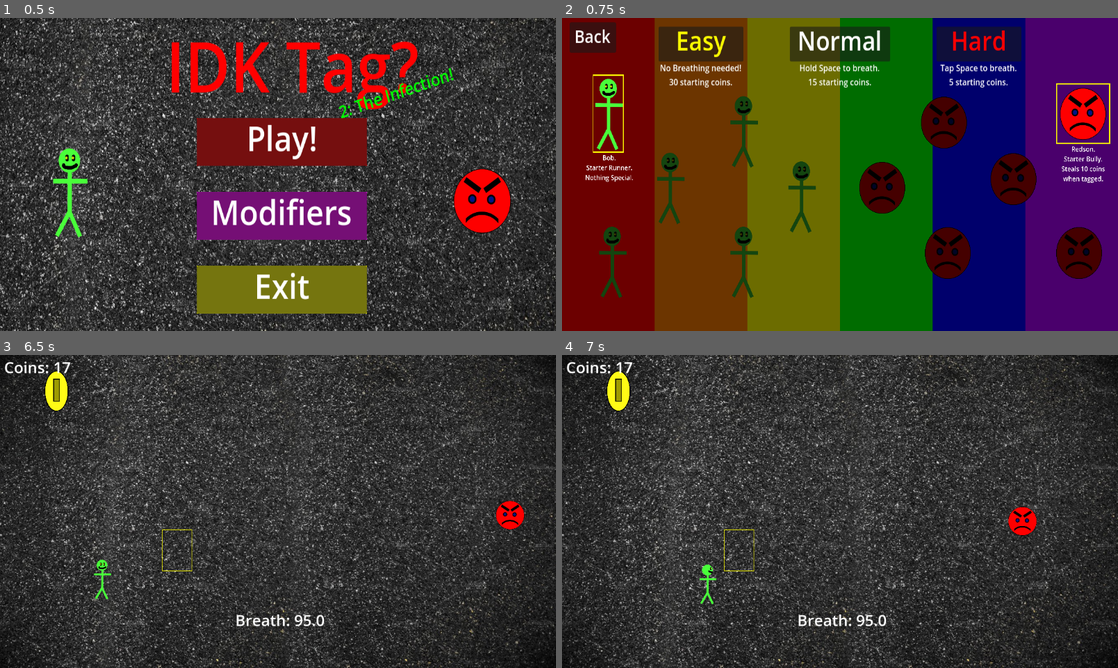
Above: before the commit, frames 1-4 (two rows, left to right).
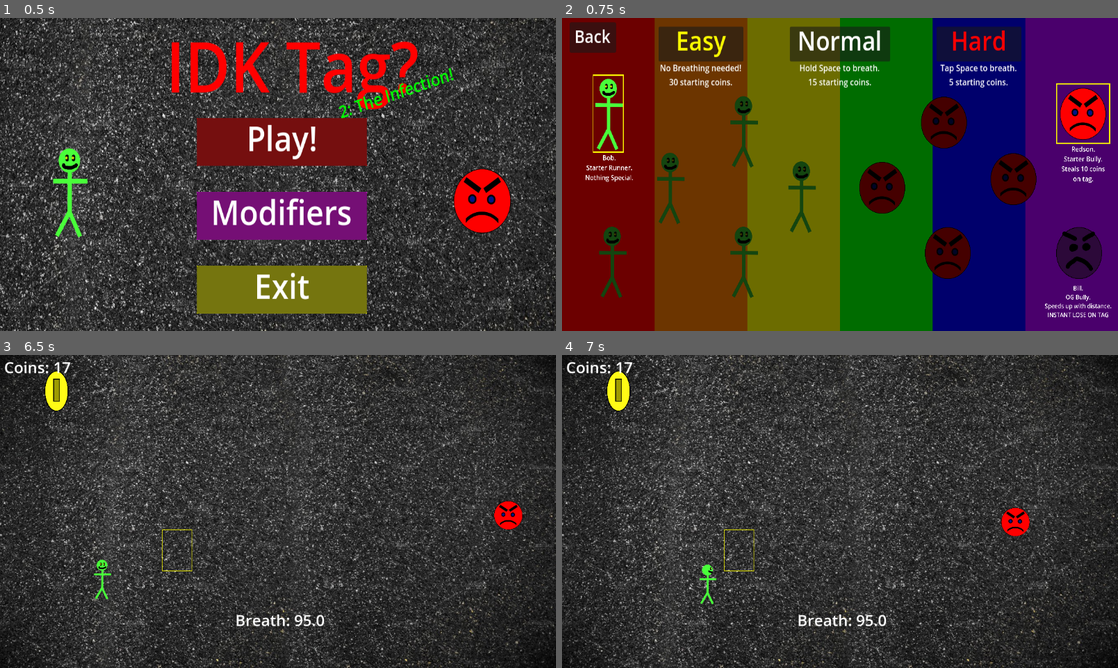
Above: after the commit, the same moments.

Repository: iiAzui/IDK-Tag-2-The-Infection
Game: Godot game, scene res://main_menu.tscn
Same seed, same stepped clock (60 frames per second), same inputs: the game is played once before the commit and once after it.
Inputs (mouse positions are in pixels of both pictures, inside the frame that each line leads up to):
- Up to frame 1 (0.5 s): no input
- Up to frame 2 (0.75 s): click "Modifiers" at 0.5 s
- Up to frame 3 (6.5 s): click (44, 452) at 1.27 s; click (44, 452) at 2.02 s; click (522, 452) at 2.77 s; click "Back" at 3.5 s; click "Play!" at 4.25 s; tap Enter at 5 s; hold D (Right) 5.03-5.78 s; hold Space (Breath) 5.03-5.78 s; hold S (Down) from 5.78 s (still down); tap Space (Breath) at 5.85 s
- Up to frame 4 (7 s): release S (Down) at 6.53 s; hold D (Right) from 6.53 s (still down); hold Space (Breath) from 6.53 s (still down)

Frame 1 is identical in both runs. In frame 2, 1.3% of the frame differs, in the area x 86-99%, y 50-96%; in frame 3, 0.2%; in frame 4, 0.4%.

Commit message:
Bill Time

Diff:
--- a/BaseLevel.tscn
+++ b/BaseLevel.tscn
@@ -11,11 +11,6 @@
 
 [sub_resource type="RectangleShape2D" id="RectangleShape2D_30aht"]
 size = Vector2(2370, 49)
-
-[sub_resource type="NavigationPolygon" id="NavigationPolygon_knq2t"]
-vertices = PackedVector2Array(1154.09, -643.023, 1165.91, 646, -1153.95, 646, -1148.04, -648.969)
-polygons = Array[PackedInt32Array]([PackedInt32Array(0, 1, 2, 3)])
-outlines = Array[PackedVector2Array]([PackedVector2Array(-1158, -659, -1164, 656, 1176, 656, 1164, -653)])
 
 [sub_resource type="LabelSettings" id="LabelSettings_o2j4u"]
 font_size = 64
@@ -55,11 +50,7 @@
 position = Vector2(-15, 661)
 shape = SubResource("RectangleShape2D_30aht")
 
-[node name="NavigationRegion2D" type="NavigationRegion2D" parent="."]
-visible = false
-navigation_polygon = SubResource("NavigationPolygon_knq2t")
-
-[node name="Redson" parent="." node_paths=PackedStringArray("chase") groups=["Enemies"] instance=ExtResource("3_o2j4u")]
+[node name="Bully" parent="." node_paths=PackedStringArray("chase") groups=["Enemies"] instance=ExtResource("3_o2j4u")]
 position = Vector2(1031, 6)
 chase = NodePath("../Player")
 
--- a/Scripts/bully.gd
+++ b/Scripts/bully.gd
@@ -5,6 +5,8 @@
 
 const s1 = preload("res://Bullies/Redson/Redson1.png")
 const s2 = preload("res://Bullies/Redson/Redson2.png")
+const bill = preload("res://Bullies/Classic/Bill1.png")
+
 var chasepos = Vector2(0,0)
 var chasing = false
 var chased = 0
@@ -15,34 +17,86 @@
 var start = false
 
 func _ready():
+	match Global.Bully:
+		"Bill":
+			get_node("Sprite2D").texture = bill
 	await get_tree().create_timer(2).timeout
 	start = true
 
 
 func _physics_process(delta: float) -> void:
+
 	if start:
 		if chasing == false:
-			get_node("Sprite2D").texture = s1
-			chasing = true
-			if Global.mode == 1:
-				speed = randi_range(300,400)
-			elif Global.mode == 2:
-				speed = randi_range(400,520)
-			elif Global.mode == 3:
-				speed = randi_range(480,800)
+			chased += 1
 			chasepos = chase.global_position
-			chased += 1
+			match Global.Bully:
+				"Redson":
+					get_node("Sprite2D").texture = s1
+					chasing = true
+					if Global.mode == 1:
+						speed = randi_range(300,400)
+					elif Global.mode == 2:
+						speed = randi_range(400,520)
+					elif Global.mode == 3:
+						speed = randi_range(480,800)
+				"Bill":
+					get_node("Sprite2D").texture = bill
+					chasing = true
+					speed = 225 + position.distance_to(chasepos) + randi_range(-50,200)
+					chasepos.x += randi_range(-200,200)
+					chasepos.y += randi_range(-100,100)
+
 
 		position += position.direction_to(chasepos) * speed * delta
-		if position.distance_to(chasepos) < 10:
+		if position.distance_to(chasepos) < 30:
 			chasing = false
-			match Global.mode:
-				1:
-					if chased >= 5:
+			match Global.Bully:
+				"Redson":
+					match Global.mode:
+						1:
+							if chased >= 5:
+								chasing = true
+								get_node("Sprite2D").texture = s2
+								if rotate < 240:
+									get_node("Sprite2D").rotate(delta * deg_to_rad(720))
+									rotate += 1
+								else:
+									chasing = false
+									chased = 0
+									rotate = 0
+									nocollid = false
+
+						2:
+							if chased >= 7:
+								chasing = true
+								get_node("Sprite2D").texture = s2
+								if rotate < 120:
+									get_node("Sprite2D").rotate(delta * deg_to_rad(720))
+									rotate += 1
+								else:
+									chasing = false
+									chased = 0
+									rotate = 0
+									nocollid = false
+
+						3:
+							if chased >= 10:
+								chasing = true
+								get_node("Sprite2D").texture = s2
+								if rotate < 120:
+									get_node("Sprite2D").rotate(delta * deg_to_rad(720))
+									rotate += 1
+								else:
+									chasing = false
+									chased = 0
+									rotate = 0
+									nocollid = false
+				"Bill":
+					if chased >= 8:
 						chasing = true
-						get_node("Sprite2D").texture = s2
-						if rotate < 240:
-							get_node("Sprite2D").rotate(delta * deg_to_rad(720))
+						speed = 0
+						if rotate < 60:
 							rotate += 1
 						else:
 							chasing = false
@@ -50,31 +104,6 @@
 							rotate = 0
 							nocollid = false
 
-				2:
-					if chased >= 7:
-						chasing = true
-						get_node("Sprite2D").texture = s2
-						if rotate < 120:
-							get_node("Sprite2D").rotate(delta * deg_to_rad(720))
-							rotate += 1
-						else:
-							chasing = false
-							chased = 0
-							rotate = 0
-							nocollid = false
-
-				3:
-					if chased >= 10:
-						chasing = true
-						get_node("Sprite2D").texture = s2
-						if rotate < 120:
-							get_node("Sprite2D").rotate(delta * deg_to_rad(720))
-							rotate += 1
-						else:
-							chasing = false
-							chased = 0
-							rotate = 0
-							nocollid = false
 
 		#else:
 			#nav.target_position = chase.global_position
@@ -84,10 +113,13 @@
 		move_and_slide()
 
 
-
 func _on_area_2d_body_entered(body: Node2D) -> void:
 	if body.name == "Player" and not nocollid:
 		nocollid = true
 		chasepos = position
-		Global.score -= 10
+		if Global.Bully == "Redson":
+			Global.score -= 10
+		elif Global.Bully == "Bill":
+			Global.winlose = 4
+			get_tree().change_scene_to_file("res://inbetween.tscn")
 		chased += 20
--- a/Scripts/coin.gd
+++ b/Scripts/coin.gd
@@ -33,7 +33,6 @@
 
 func _on_area_2d_area_entered(area: Area2D) -> void:
 	if area.get_parent().is_in_group("Enemies"):
-		print("redson")
 		Global.score -= 1
 		self.position = get_node("CoinBox").global_position
 		xrange = randi_range(-1000,1000)
--- a/Scripts/inbetween.gd
+++ b/Scripts/inbetween.gd
@@ -1,20 +1,36 @@
 extends Node2D
 
-
+const SAVE = "user://save.save"
 # Called when the node enters the scene tree for the first time.
 func _ready() -> void:
-	if Global.winlose == 1:
-		get_node("You Win").visible = true
-		get_node("You Lost").visible = false
-		get_node("Suffocate").visible = false
-	elif Global.winlose == 2:
-		get_node("You Win").visible = false
-		get_node("You Lost").visible = true
-		get_node("Suffocate").visible = false
-	elif Global.winlose == 3:
-		get_node("You Win").visible = false
-		get_node("You Lost").visible = false
-		get_node("Suffocate").visible = true
+	match Global.winlose:
+		1:
+			get_node("You Win").visible = true
+			get_node("You Lost").visible = false
+			get_node("Suffocate").visible = false
+			get_node("Tagged").visible = false
+			if Global.mode == 3:
+				Global.Unlocks[7] = 1
+
+		2:
+			get_node("You Win").visible = false
+			get_node("You Lost").visible = true
+			get_node("Suffocate").visible = false
+			get_node("Tagged").visible = false
+
+		3:
+			get_node("You Win").visible = false
+			get_node("You Lost").visible = false
+			get_node("Suffocate").visible = true
+			get_node("Tagged").visible = false
+		4:
+			get_node("You Win").visible = false
+			get_node("You Lost").visible = false
+			get_node("Suffocate").visible = false
+			get_node("Tagged").visible = true
+	var file = FileAccess.open(SAVE, FileAccess.WRITE)
+	file.store_var(Global.Unlocks)
+	file.close()
 
 
 
--- a/Scripts/main_menu.gd
+++ b/Scripts/main_menu.gd
@@ -1,8 +1,28 @@
 extends Node2D
+
+const SAVE = "user://save.save"
+var Unlocks = []
+var thisthing = [0,0,0,0,1,0,0]
+var index = 0
+
+func _ready() -> void:
+	if FileAccess.file_exists(SAVE):
+		var file = FileAccess.open(SAVE, FileAccess.READ)
+		for thing in file.get_var():
+			Global.Unlocks[index] = thing
+			index += 1
+		file.close()
+
+	else:
+		var file = FileAccess.open(SAVE, FileAccess.WRITE)
+		file.store_var([1,0,0,0,0,0,1,0,0,0,0,0])
+		file.close()
 
 
 func _on_play_pressed() -> void:
 	get_tree().change_scene_to_file("res://BaseLevel.tscn")
+
+
 
 
 func _on_settings_pressed() -> void:
@@ -10,4 +30,8 @@
 
 
 func _on_exit_pressed() -> void:
+	var file = FileAccess.open(SAVE, FileAccess.WRITE)
+	file.store_var([1,0,0,0,0,0,1,0,0,0,0,0])
+	#file.store_var(Global.Unlocks)
+	file.close()
 	get_tree().quit()
--- a/Scripts/player.gd
+++ b/Scripts/player.gd
@@ -13,18 +13,17 @@
 var breathingup = false
 var breathed = false
 var breathingdown = false
-var breath = 100.0
 func _ready() -> void:
 	match Global.mode:
 		1:
 			Global.score = 30
-			breath = 100.0
+			Global.breath = 100.0
 		2:
 			Global.score = 15
-			breath = 100.0
+			Global.breath = 100.0
 		3:
 			Global.score = 5
-			breath = 75.0
+			Global.breath = 75.0
 
 	while Global.mode == 2:
 		if not Input.is_action_pressed("Breath") or breathed:
@@ -32,7 +31,7 @@
 				get_node("Timer").start(2)
 				breathingdown = true
 			await get_node("Timer").timeout
-			breath -= randi_range(1,5)
+			Global.breath -= randi_range(1,5)
 			breathingdown = false
 		else:
 			if breathingdown == false:
@@ -40,23 +39,23 @@
 				breathingdown = true
 			await get_node("Timer").timeout
 			while Input.is_action_pressed("Breath") and not breathed:
-				breath += 1
+				Global.breath += 1
 				await get_tree().create_timer(0.1).timeout
-				if breath == 100.0:
+				if Global.breath == 100.0:
 					breathed = true
 			breathingdown = false
 
 	while Global.mode == 3:
-		if get_node("Timer2").is_stopped() or breath == 75.0:
+		if get_node("Timer2").is_stopped() or Global.breath == 75.0:
 			breathingup = false
 			await get_tree().create_timer(0.2).timeout
-			if get_node("Timer2").is_stopped() or breath == 75.0:
+			if get_node("Timer2").is_stopped() or Global.breath == 75.0:
 				if breathingdown == false:
 					get_node("Timer").start(2)
 					breathingdown = true
 				await get_node("Timer").timeout
-				if get_node("Timer2").is_stopped() or breath == 75.0:
-					breath -= randi_range(5,10)
+				if get_node("Timer2").is_stopped() or Global.breath == 75.0:
+					Global.breath -= randi_range(5,10)
 					breathingdown = false
 		else:
 			await get_node("Timer2").timeout
@@ -69,39 +68,39 @@
 	if not Input.is_action_pressed("Breath") and breathed == true:
 		breathed = false
 
-	$"../Label".text = "Breath: " + str(breath)
+	$"../Label".text = "Breath: " + str(Global.breath)
 	$"../Score".text = "Coins: " + str(Global.score)
-	if breath < 70 and breath > 60:
+	if Global.breath < 70 and Global.breath > 60:
 		$"../strain".texture = eye1
 		$"../strain".visible = true
 		$"../strain".scale = Vector2(3.6,3.6)
 		$"../strain".self_modulate.a = 1
-	elif breath < 60 and breath > 50:
+	elif Global.breath < 60 and Global.breath > 50:
 		$"../strain".texture = eye1
 		$"../strain".visible = true
 		$"../strain".scale = Vector2(3.6,3.6)
 		$"../strain".self_modulate.a = 2
-	elif breath < 50 and breath > 35:
+	elif Global.breath < 50 and Global.breath > 35:
 		$"../strain".texture = eye2
 		$"../strain".visible = true
 		$"../strain".scale = Vector2(3.6,3.6)
 		$"../strain".self_modulate.a = 4
-	elif breath < 35 and breath > 25:
+	elif Global.breath < 35 and Global.breath > 25:
 		$"../strain".texture = eye2
 		$"../strain".visible = true
 		$"../strain".scale = Vector2(3.6,3.6)
 		$"../strain".self_modulate.a = 6
-	elif breath < 25 and breath > 15:
+	elif Global.breath < 25 and Global.breath > 15:
 		$"../strain".texture = eye3
 		$"../strain".visible = true
 		$"../strain".scale = Vector2(2.2,2.2)
 		$"../strain".self_modulate.a = 8
-	elif breath < 15 and breath > 0:
+	elif Global.breath < 15 and Global.breath > 0:
 		$"../strain".texture = eye3
 		$"../strain".visible = true
 		$"../strain".scale = Vector2(2.2,2.2)
 		$"../strain".self_modulate.a = 10
-	elif breath > 70:
+	elif Global.breath > 70:
 		$"../strain".visible = false
 
 	var directionX := Input.get_axis("Left", "Right")
@@ -130,13 +129,12 @@
 		get_node("Sprite2D").flip_h = false
 
 	if Global.mode == 3:
-		if Input.is_action_just_pressed("Breath") and breath < 75.0:
+		if Input.is_action_just_pressed("Breath") and Global.breath < 75.0:
 			if breathingup == false:
 				get_node("Timer2").start(1.5)
-				print("started")
 				breathingup = true
 				breathingdown = false
-			breath += 0.5
+			Global.breath += 0.5
 
 
 
@@ -146,7 +144,7 @@
 	elif Global.score >= 50:
 		Global.winlose = 1
 		get_tree().change_scene_to_file("res://inbetween.tscn")
-	elif breath < 0:
+	elif Global.breath < 0:
 		Global.winlose = 3
 		get_tree().change_scene_to_file("res://inbetween.tscn")
 
--- a/Scripts/settings.gd
+++ b/Scripts/settings.gd
@@ -1,8 +1,11 @@
 extends Node2D
 
-
+var index = 0
+var unlocks = ["Bob","2","3","4","5","6","Redson","Bill","9","10","11","12"]
 # Called when the node enters the scene tree for the first time.
 func _ready() -> void:
+	%PB.position = Global.PBPos
+	%BB.position = Global.BBPos
 	match Global.mode:
 		1:
 			get_node("Easy/ez").self_modulate = Color(255,255,255)
@@ -16,6 +19,17 @@
 			get_node("Easy/ez").self_modulate = Color(255,255,0)
 			get_node("Normal/nrm").self_modulate = Color(0,144,255)
 			get_node("Hard/hard").self_modulate = Color(255,255,255)
+
+
+	for thing in Global.Unlocks:
+		if thing == 1:
+			get_node(unlocks[index]).self_modulate = Color("ffffff")
+			get_node(str(unlocks[index])+ "/"+str(unlocks[index])+"Bttn").disabled = false
+			get_node(str(unlocks[index])+ "/UnlockText").visible = false
+			get_node(str(unlocks[index])+ "/Label").visible = true
+		else:
+			get_node(unlocks[index]).self_modulate = Color("454545")
+		index += 1
 
 func _on_easy_pressed() -> void:
 	Global.mode = 1
@@ -41,3 +55,20 @@
 
 func _on_back_pressed() -> void:
 	get_tree().change_scene_to_file("res://main_menu.tscn")
+
+
+func _on_bob_bttn_pressed() -> void:
+	Global.Player = "Bob"
+	%PB.position = get_node("Bob").position
+	Global.PBPos = %PB.position
+
+func _on_redson_bttn_pressed() -> void:
+	Global.Bully = "Redson"
+	%BB.position = get_node("Redson").position
+	Global.BBPos = %BB.position
+
+
+func _on_bill_bttn_pressed() -> void:
+	Global.Bully = "Bill"
+	%BB.position = get_node("Bill").position
+	Global.BBPos = %BB.position
--- a/global.gd
+++ b/global.gd
@@ -3,3 +3,12 @@
 var mode = 2
 var score = 0
 var winlose = 0
+var breath = 100
+var Bully = "Redson"
+var Player = "Bob"
+
+var PBPos = Vector2(96,176)
+var BBPos = Vector2(1080,176)
+
+var Unlocks = [1,0,0,0,0,0,1,0,0,0,0,0]
+#Runners:Bob 2 3 4 5 6 Bullies:Redson Bill 3 4 5 6s
--- a/inbetween.tscn
+++ b/inbetween.tscn
@@ -12,6 +12,7 @@
 script = ExtResource("1_bg4wu")
 
 [node name="You Win" type="Label" parent="."]
+visible = false
 offset_top = 16.0
 offset_right = 1152.0
 offset_bottom = 191.0
@@ -34,6 +35,15 @@
 offset_right = 1152.0
 offset_bottom = 191.0
 text = "Suffocated..."
+label_settings = SubResource("LabelSettings_lm22u")
+horizontal_alignment = 1
+
+[node name="Tagged" type="Label" parent="."]
+visible = false
+offset_top = 16.0
+offset_right = 1152.0
+offset_bottom = 191.0
+text = "You got tagged.."
 label_settings = SubResource("LabelSettings_lm22u")
 horizontal_alignment = 1
 
--- a/project.godot
+++ b/project.godot
@@ -18,6 +18,10 @@
 [autoload]
 
 Global="*res://global.gd"
+
+[debug]
+
+gdscript/warnings/unused_variable=0
 
 [display]
 
--- a/settings.tscn
+++ b/settings.tscn
@@ -1,9 +1,10 @@
-[gd_scene load_steps=9 format=3 uid="uid://cmr5ek6ub50xq"]
+[gd_scene load_steps=11 format=3 uid="uid://cmr5ek6ub50xq"]
 
 [ext_resource type="Script" uid="uid://b7oued5ecdg7g" path="res://Scripts/settings.gd" id="1_x2hje"]
 [ext_resource type="Texture2D" uid="uid://ccuxiimn1ex0e" path="res://Players/Bob/Bob1.png" id="2_gc0em"]
 [ext_resource type="Texture2D" uid="uid://caooqr8dmm372" path="res://Bullies/Redson/Redson1.png" id="3_cj1lu"]
 [ext_resource type="Texture2D" uid="uid://c563756r5mpl0" path="res://coinjunk/coinbox.png" id="4_71mqq"]
+[ext_resource type="Texture2D" uid="uid://stef01v4wmxx" path="res://Bullies/Classic/Bill1.png" id="4_cj1lu"]
 
 [sub_resource type="LabelSettings" id="LabelSettings_jwo76"]
 font_size = 48
@@ -13,6 +14,9 @@
 
 [sub_resource type="LabelSettings" id="LabelSettings_3lj6o"]
 font_size = 64
+
+[sub_resource type="LabelSettings" id="LabelSettings_cj1lu"]
+font_size = 58
 
 [sub_resource type="LabelSettings" id="LabelSettings_gc0em"]
 font_size = 32
@@ -75,6 +79,7 @@
 [node name="ez" type="Label" parent="Easy"]
 self_modulate = Color(1, 1, 0, 1)
 z_index = 6
+layout_mode = 0
 offset_top = -8.0
 offset_right = 176.0
 offset_bottom = 59.0
@@ -99,6 +104,7 @@
 
 [node name="nrm" type="Label" parent="Normal"]
 z_index = 6
+layout_mode = 0
 offset_left = 16.0
 offset_top = -8.0
 offset_right = 192.0
@@ -125,6 +131,7 @@
 [node name="hard" type="Label" parent="Hard"]
 self_modulate = Color(1, 0, 0, 1)
 z_index = 6
+layout_mode = 0
 offset_top = -8.0
 offset_right = 176.0
 offset_bottom = 59.0
@@ -141,19 +148,19 @@
 5 starting coins."
 horizontal_alignment = 1
 
-[node name="Bob1" type="Sprite2D" parent="."]
+[node name="Bob" type="Sprite2D" parent="."]
 position = Vector2(96, 176)
 scale = Vector2(0.2, 0.2)
 texture = ExtResource("2_gc0em")
 
-[node name="Button" type="Button" parent="Bob1"]
+[node name="BobBttn" type="Button" parent="Bob"]
 self_modulate = Color(1, 1, 1, 0)
 offset_left = -160.0
 offset_top = -360.0
 offset_right = 160.0
 offset_bottom = 360.0
 
-[node name="Label" type="Label" parent="Bob1"]
+[node name="Label" type="Label" parent="Bob"]
 offset_left = -240.0
 offset_top = 360.0
 offset_right = 219.0
@@ -164,31 +171,35 @@
 label_settings = SubResource("LabelSettings_3j6r5")
 horizontal_alignment = 1
 
-[node name="Oragne" type="Sprite2D" parent="."]
-self_modulate = Color(0.270588, 0.270588, 0.270588, 1)
-position = Vector2(224, 312)
-scale = Vector2(0.2, 0.2)
-texture = ExtResource("2_gc0em")
-
-[node name="HardModeUnlock" type="Sprite2D" parent="."]
+[node name="UnlockText" type="Label" parent="Bob"]
+offset_right = 40.0
+offset_bottom = 23.0
+
+[node name="2" type="Sprite2D" parent="."]
 self_modulate = Color(0.270222, 0.270222, 0.270222, 1)
 position = Vector2(104, 448)
 scale = Vector2(0.2, 0.2)
 texture = ExtResource("2_gc0em")
 
-[node name="Bob4" type="Sprite2D" parent="."]
+[node name="3" type="Sprite2D" parent="."]
+self_modulate = Color(0.270588, 0.270588, 0.270588, 1)
+position = Vector2(224, 312)
+scale = Vector2(0.2, 0.2)
+texture = ExtResource("2_gc0em")
+
+[node name="4" type="Sprite2D" parent="."]
+self_modulate = Color(0.270588, 0.270588, 0.270588, 1)
+position = Vector2(376, 208)
+scale = Vector2(0.2, 0.2)
+texture = ExtResource("2_gc0em")
+
+[node name="5" type="Sprite2D" parent="."]
 self_modulate = Color(0.270588, 0.270588, 0.270588, 1)
 position = Vector2(376, 448)
 scale = Vector2(0.2, 0.2)
 texture = ExtResource("2_gc0em")
 
-[node name="Bob5" type="Sprite2D" parent="."]
-self_modulate = Color(0.270588, 0.270588, 0.270588, 1)
-position = Vector2(376, 208)
-scale = Vector2(0.2, 0.2)
-texture = ExtResource("2_gc0em")
-
-[node name="Bob6" type="Sprite2D" parent="."]
+[node name="6" type="Sprite2D" parent="."]
 self_modulate = Color(0.270588, 0.270588, 0.270588, 1)
 position = Vector2(496, 328)
 scale = Vector2(0.2, 0.2)
@@ -199,7 +210,7 @@
 scale = Vector2(0.2, 0.2)
 texture = ExtResource("3_cj1lu")
 
-[node name="Button" type="Button" parent="Redson"]
+[node name="RedsonBttn" type="Button" parent="Redson"]
 self_modulate = Color(1, 1, 1, 0)
 offset_left = -240.0
 offset_top = -240.0
@@ -214,47 +225,84 @@
 text = "Redson.
 Starter Bully.
 Steals 10 coins
-when tagged.
+on tag.
 "
 label_settings = SubResource("LabelSettings_3lj6o")
 horizontal_alignment = 1
 
-[node name="Redson2" type="Sprite2D" parent="."]
+[node name="UnlockText" type="Label" parent="Redson"]
+offset_right = 40.0
+offset_bottom = 23.0
+
+[node name="Bill" type="Sprite2D" parent="."]
 self_modulate = Color(0.270588, 0.270588, 0.270588, 1)
 position = Vector2(1072, 432)
 scale = Vector2(0.2, 0.2)
-texture = ExtResource("3_cj1lu")
-
-[node name="Redson3" type="Sprite2D" parent="."]
+texture = ExtResource("4_cj1lu")
+
+[node name="UnlockText" type="Label" parent="Bill"]
+visible = false
+offset_left = -260.0
+offset_top = 265.0
+offset_right = 300.0
+offset_bottom = 717.0
+text = "Beat Hard mode
+to unlock.
+"
+label_settings = SubResource("LabelSettings_3lj6o")
+horizontal_alignment = 1
+
+[node name="Label" type="Label" parent="Bill"]
+offset_left = -395.0
+offset_top = 285.0
+offset_right = 370.0
+offset_bottom = 710.0
+text = "Bill.
+OG Bully.
+Speeds up with distance.
+INSTANT LOSE ON TAG"
+label_settings = SubResource("LabelSettings_cj1lu")
+horizontal_alignment = 1
+
+[node name="BillBttn" type="Button" parent="Bill"]
+self_modulate = Color(1, 1, 1, 0)
+offset_left = -240.0
+offset_top = -235.0
+offset_right = 240.0
+offset_bottom = 245.0
+
+[node name="9" type="Sprite2D" parent="."]
 self_modulate = Color(0.270588, 0.270588, 0.270588, 1)
 position = Vector2(936, 296)
 scale = Vector2(0.2, 0.2)
 texture = ExtResource("3_cj1lu")
 
-[node name="Redson4" type="Sprite2D" parent="."]
+[node name="10" type="Sprite2D" parent="."]
 self_modulate = Color(0.270588, 0.270588, 0.270588, 1)
 position = Vector2(792, 192)
 scale = Vector2(0.2, 0.2)
 texture = ExtResource("3_cj1lu")
 
-[node name="Redson6" type="Sprite2D" parent="."]
+[node name="11" type="Sprite2D" parent="."]
 self_modulate = Color(0.270588, 0.270588, 0.270588, 1)
 position = Vector2(800, 432)
 scale = Vector2(0.2, 0.2)
 texture = ExtResource("3_cj1lu")
 
-[node name="Redson7" type="Sprite2D" parent="."]
+[node name="12" type="Sprite2D" parent="."]
 self_modulate = Color(0.270588, 0.270588, 0.270588, 1)
 position = Vector2(664, 312)
 scale = Vector2(0.2, 0.2)
 texture = ExtResource("3_cj1lu")
 
-[node name="Player Selected" type="Sprite2D" parent="."]
+[node name="PB" type="Sprite2D" parent="."]
+unique_name_in_owner = true
 position = Vector2(96, 176)
 scale = Vector2(0.128, 0.205714)
 texture = ExtResource("4_71mqq")
 
-[node name="Enemy Selected" type="Sprite2D" parent="."]
+[node name="BB" type="Sprite2D" parent="."]
+unique_name_in_owner = true
 position = Vector2(1080, 176)
 scale = Vector2(0.224, 0.16)
 texture = ExtResource("4_71mqq")
@@ -277,4 +325,7 @@
 [connection signal="pressed" from="Easy" to="." method="_on_easy_pressed"]
 [connection signal="pressed" from="Normal" to="." method="_on_normal_pressed"]
 [connection signal="pressed" from="Hard" to="." method="_on_hard_pressed"]
+[connection signal="pressed" from="Bob/BobBttn" to="." method="_on_bob_bttn_pressed"]
+[connection signal="pressed" from="Redson/RedsonBttn" to="." method="_on_redson_bttn_pressed"]
+[connection signal="pressed" from="Bill/BillBttn" to="." method="_on_bill_bttn_pressed"]
 [connection signal="pressed" from="back" to="." method="_on_back_pressed"]
Not shown: 1 places in BaseLevel.tscn that only renumber resources
Binary file added: Bullies/Classic/Bill1.png
Not shown, added: Bullies/Classic/Bill1.png.import
Not shown, added: export_presets.cfg
Not shown, added: save.txt
